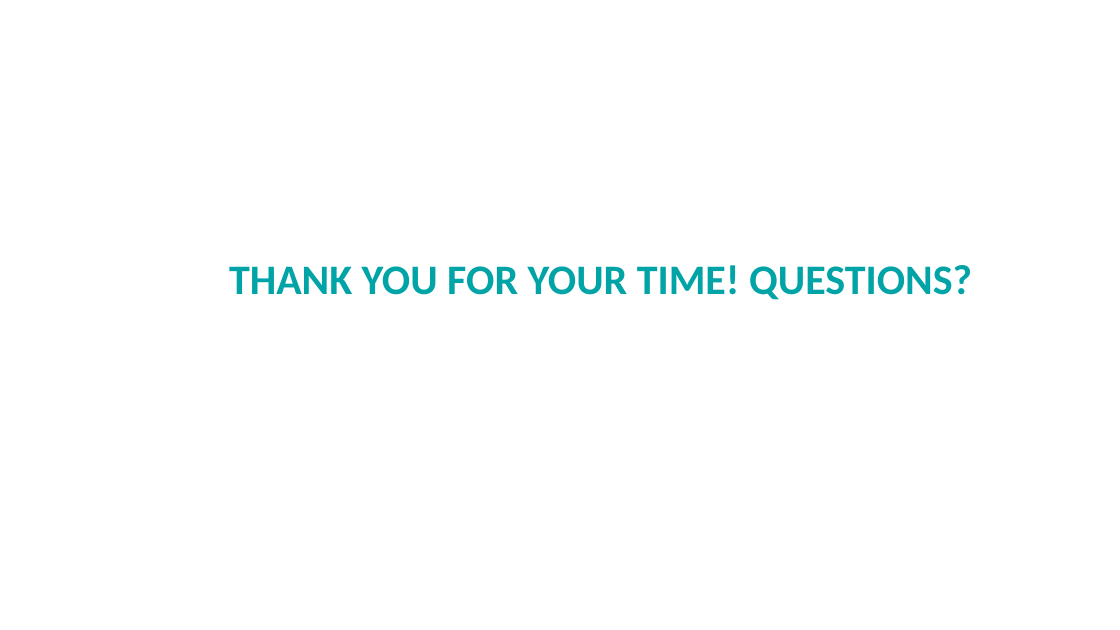
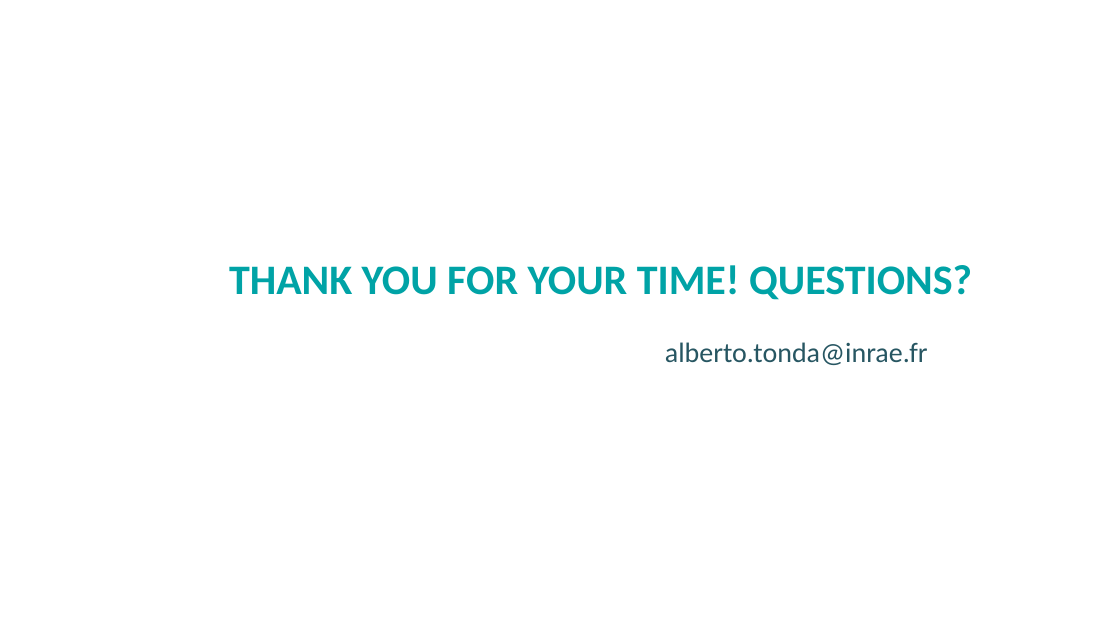
Before and after one commit to albertotonda/teaching, a slide deck: slide 66 of 2024-inrae-model-data-researcher-school/intro-to-machine-learning-models-tonda.pptx (slide 26 before the commit). Drawn at 1120x630 pixels with LibreOffice and Linux fonts; fonts in the diff are those of the drawing; background and template pictures are left out. Boxes give left, top, right and bottom in pixels: in the first picture for what was removed or moved away, otherwise in the second. Text is boxed around its words. In the diff, an @@ line names an element or a change of style, - is before the commit and + after.

```diff
--- a/2024-inrae-model-data-researcher-school/intro-to-machine-learning-models-tonda.pptx
+++ b/2024-inrae-model-data-researcher-school/intro-to-machine-learning-models-tonda.pptx
@@ subtitle added at bbox=[665, 342, 928, 365], 24 pt, text #275662 @@
+alberto.tonda@inrae.fr
```
Also in this commit, not shown: 21 other slides changed, 44 slides added, 4 slides removed, 8 other files.
